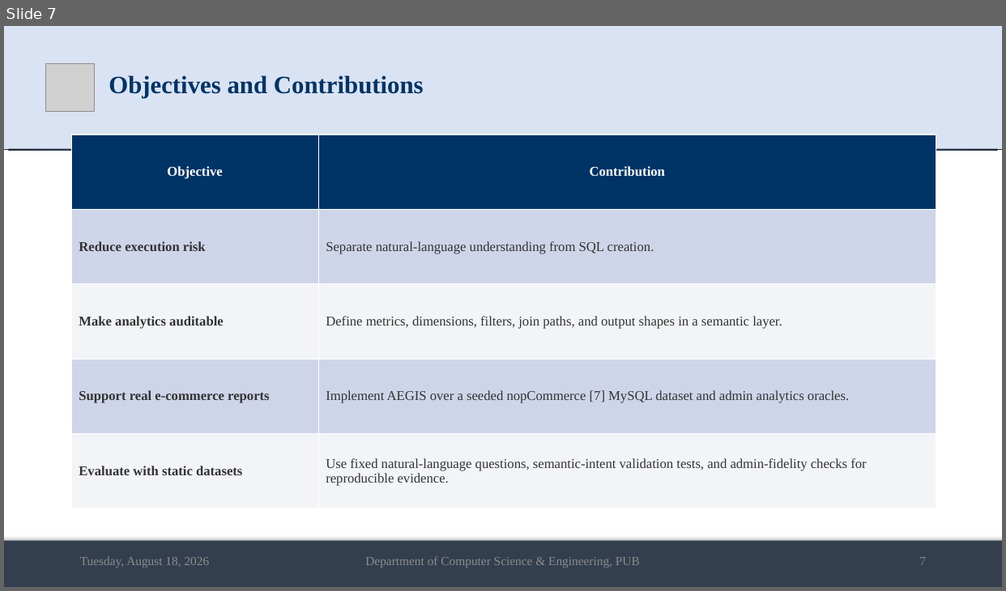
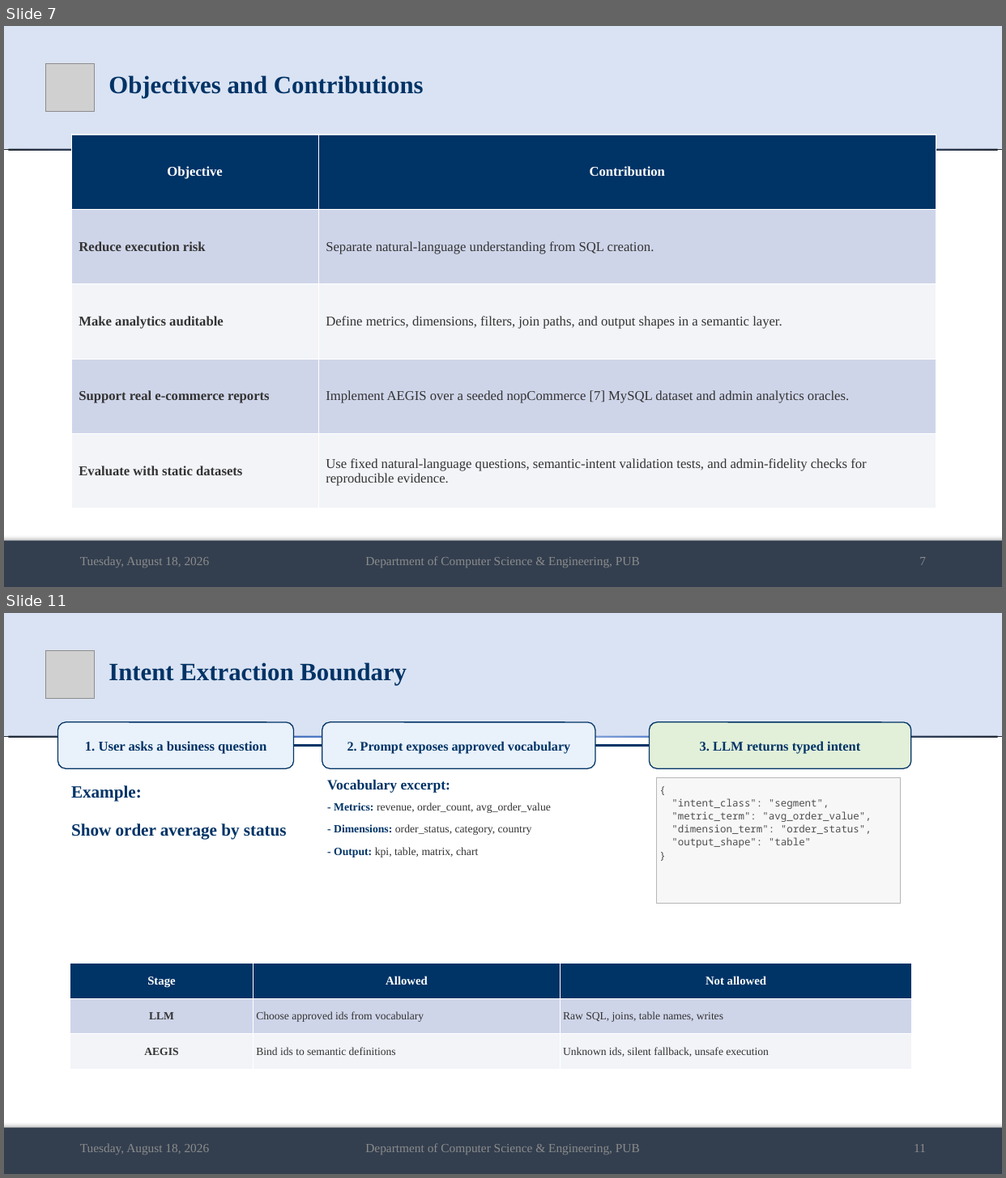
Before and after one commit to md-riaz/AEGIS-Research, a slide deck: docs/scripts/Md_Riaz_Final_Defense_0322310105101024.pptx. Shown one above the other, each under a label of ours: slide 7 before the commit, slides 7 and 11 after it; the slides between them are not shown. The pictures are 1006x591 and 1006x1178 pixels, drawn with LibreOffice and Linux fonts; fonts in the diff are those of the drawing; grey boxes stand for pictures. Boxes give left, top, right and bottom in pixels: in the first picture for what was removed or moved away, otherwise in the second. Text is boxed around its words. In the diff, an @@ line names an element or a change of style, - is before the commit and + after.

```diff
--- a/docs/scripts/Md_Riaz_Final_Defense_0322310105101024.pptx
+++ b/docs/scripts/Md_Riaz_Final_Defense_0322310105101024.pptx
@@ slide 11 added at (x1=4, y1=613, x2=1002, y2=1174), background #FFFFFF @@
@@ rectangle added at (x1=4, y1=613, x2=1002, y2=736), fill #DAE3F3 @@
@@ picture added at (x1=46, y1=650, x2=95, y2=698) @@
@@ title added at (x1=108, y1=662, x2=407, y2=685), 24 pt, text #003366, bold @@
+Intent Extraction Boundary
@@ rounded rectangle added at (x1=58, y1=722, x2=294, y2=769), fill #E9F1FA, outline #003366 1 pt, 13 pt, text #003366, bold @@
+1. User asks a business question
@@ rounded rectangle added at (x1=322, y1=722, x2=595, y2=769), fill #E9F1FA, outline #003366 1 pt, 12.6 pt, text #003366, bold @@
+2. Prompt exposes approved vocabulary
@@ rounded rectangle added at (x1=650, y1=722, x2=911, y2=769), fill #E2F0D9, outline #003366 1 pt, 12.8 pt, text #003366, bold @@
+3. LLM returns typed intent
@@ rectangle added at (x1=4, y1=736, x2=1002, y2=737), fill gradient #B4C7E7 to #4D79C7 to #222A35 @@
@@ line added from (294, 746) to (322, 746), #003366 2 pt @@
@@ line added from (595, 746) to (650, 746), #003366 2 pt @@
@@ text added at (x1=327, y1=779, x2=551, y2=858), 10.7 pt, text #333333 @@
+Vocabulary excerpt:
+- Metrics: revenue, order_count, avg_order_value
+- Dimensions: order_status, category, country
+- Output: kpi, table, matrix, chart
@@ rectangle added at (x1=657, y1=777, x2=900, y2=904), fill #F7F7F7, outline #B7B7B7 0.5 pt, 9.7 pt, text #505050 @@
+{
+"intent_class": "segment",
+"metric_term": "avg_order_value",
+"dimension_term": "order_status",
+"output_shape": "table"
+}
@@ text added at (x1=71, y1=786, x2=287, y2=839), 16.5 pt, text #003366, bold @@
+Example:
+Show order average by status
@@ table added at (x1=70, y1=964, x2=912, y2=1070), 3 rows, 3 columns @@
+Stage | Allowed | Not allowed
+LLM | Choose approved ids from vocabulary | Raw SQL, joins, table names, writes
+AEGIS | Bind ids to semantic definitions | Unknown ids, silent fallback, unsafe execution
@@ rectangle added at (x1=4, y1=1128, x2=1002, y2=1174), fill #333F50 @@
@@ text added at (x1=80, y1=1144, x2=210, y2=1155), 12 pt, text #8C8C8C @@
+Tuesday, August 18, 2026
@@ text added at (x1=365, y1=1144, x2=640, y2=1155), 12 pt, text #8C8C8C @@
+Department of Computer Science & Engineering, PUB
@@ text added at (x1=914, y1=1144, x2=926, y2=1152), 12 pt, text #8C8C8C @@
+11
```
Also in this commit, not shown: 13 slides changed, 1 other slide added, 2 slides removed, 15 other files.
